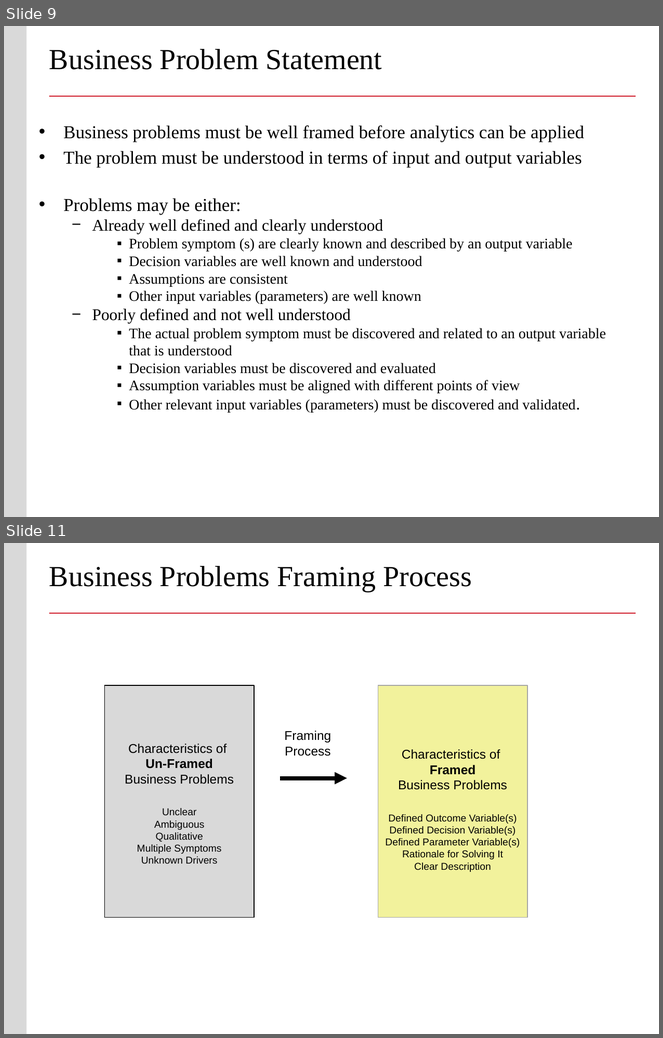
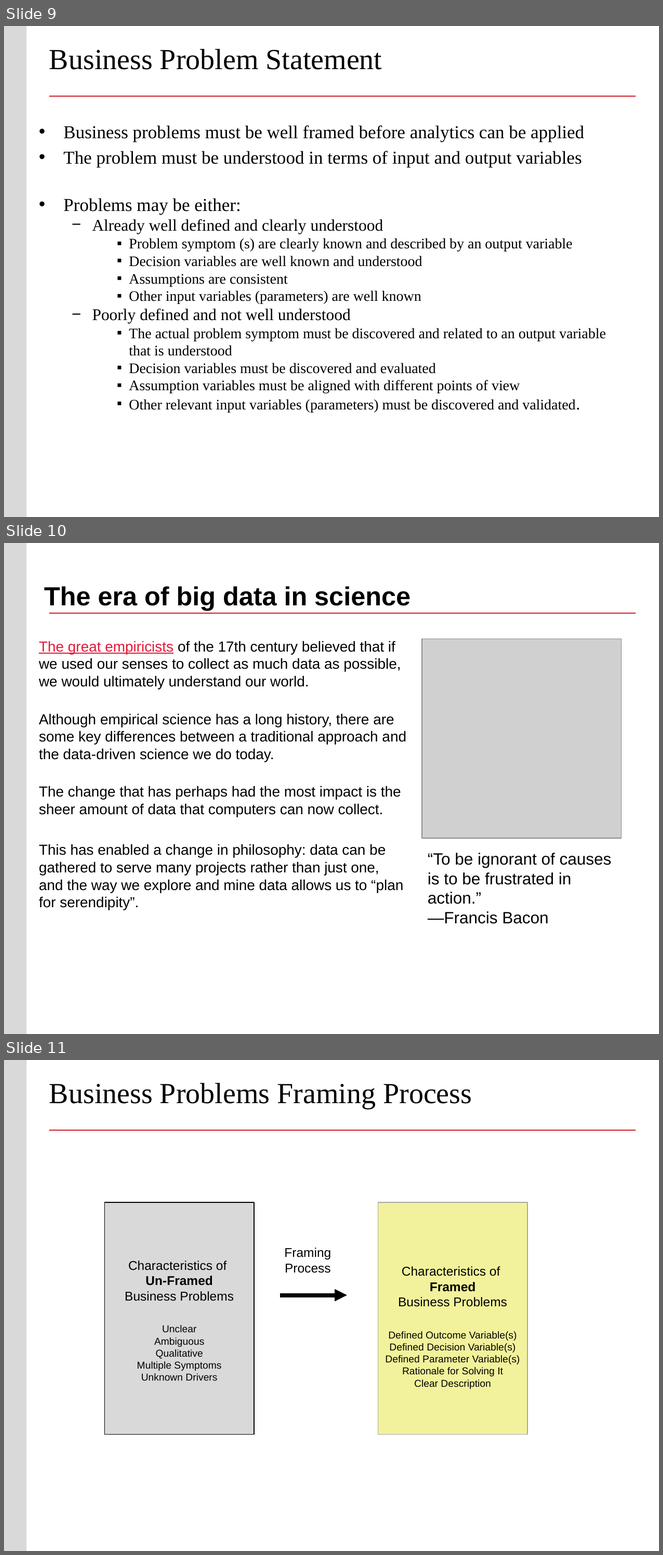
Before and after one commit to buyuhuang/csda1000_FT, a slide deck: day2/1. Lecture/day2_intro_analytics_viz.pptx. Shown one above the other, each under a label of ours: slides 9 and 11 before the commit, slides 9, 10 and 11 after it; the slides between them are not shown. The pictures are 663x1038 and 663x1555 pixels, drawn with LibreOffice and Linux fonts; fonts in the diff are those of the drawing; grey boxes stand for pictures; background and template pictures are left out. Boxes give left, top, right and bottom in pixels: in the first picture for what was removed or moved away, otherwise in the second. Text is boxed around its words. In the diff, an @@ line names an element or a change of style, - is before the commit and + after.

```diff
--- a/day2/1. Lecture/day2_intro_analytics_viz.pptx
+++ b/day2/1. Lecture/day2_intro_analytics_viz.pptx
@@ slide 10 added at <box>4,543,659,1034</box>, background #FFFFFF; not listed: 2 template elements that a slide beside it also shows @@
@@ title added at <box>44,586,411,610</box>, 28.8 pt, text #000000, bold @@
+The era of big data in science
@@ text added at <box>39,641,406,910</box>, 16 pt, text #000000 @@
+The great empiricists of the 17th century believed that if we used our senses to collect as much data as possible, we would ultimately understand our world.
+Although empirical science has a long history, there are some key differences between a traditional approach and the data-driven science we do today.
+The change that has perhaps had the most impact is the sheer amount of data that computers can now collect.
+This has enabled a change in philosophy: data can be gathered to serve many projects rather than just one, and the way we explore and mine data allows us to “plan for serendipity”.
@@ picture added at <box>422,639,621,838</box> @@
@@ text added at <box>428,853,612,924</box>, 18 pt, text #000000 @@
+“To be ignorant of causes is to be frustrated in action.”
+—Francis Bacon
```
Also in this commit, not shown: 2 slides changed, 2 other slides added, 1 slide removed, 13 other files.
